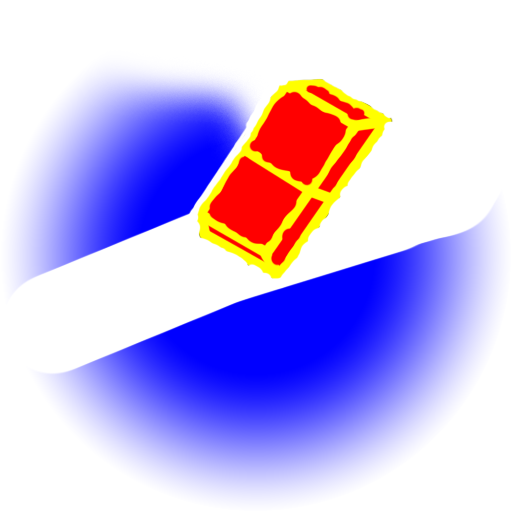
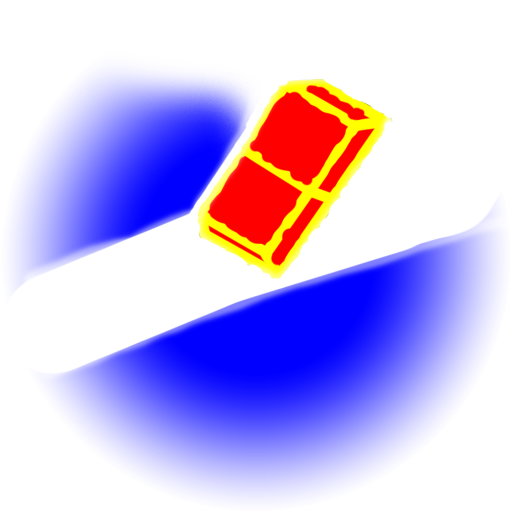
Before/after of a 512x512 layered artwork. What changed in the layer stack:
painted on "viewport_mask копия" over box(22, 78, 505, 380)
